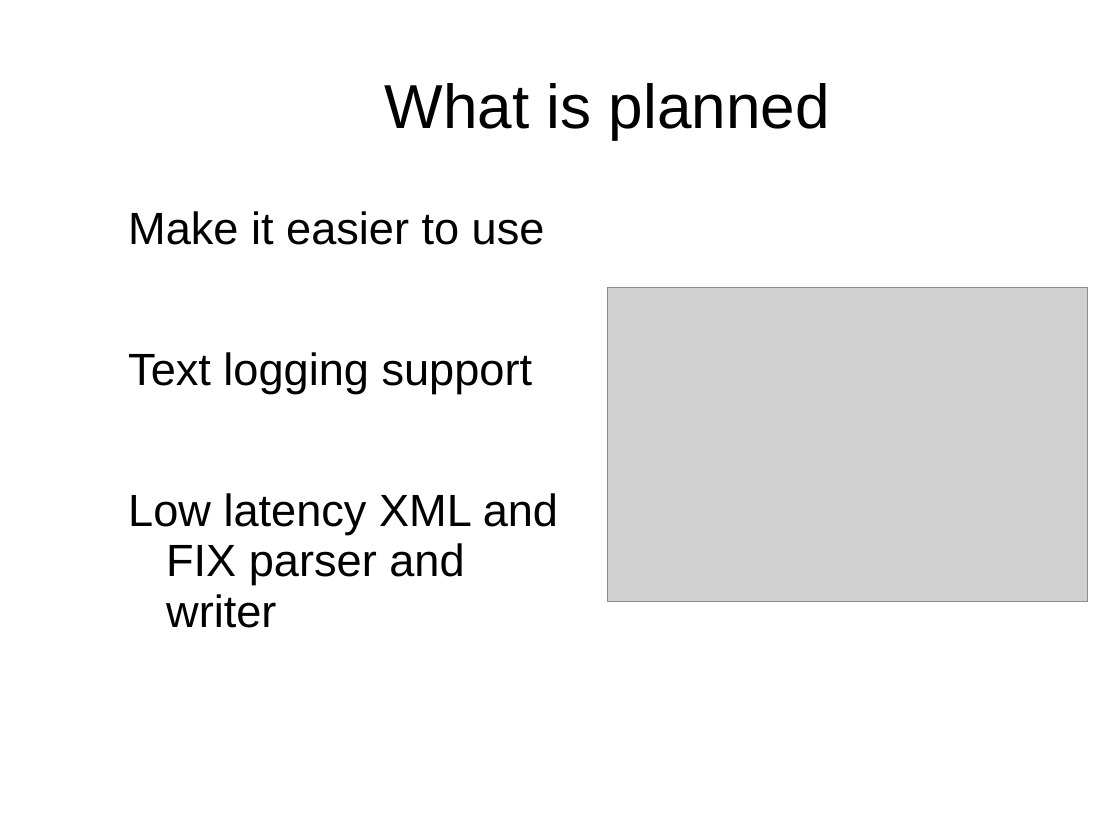
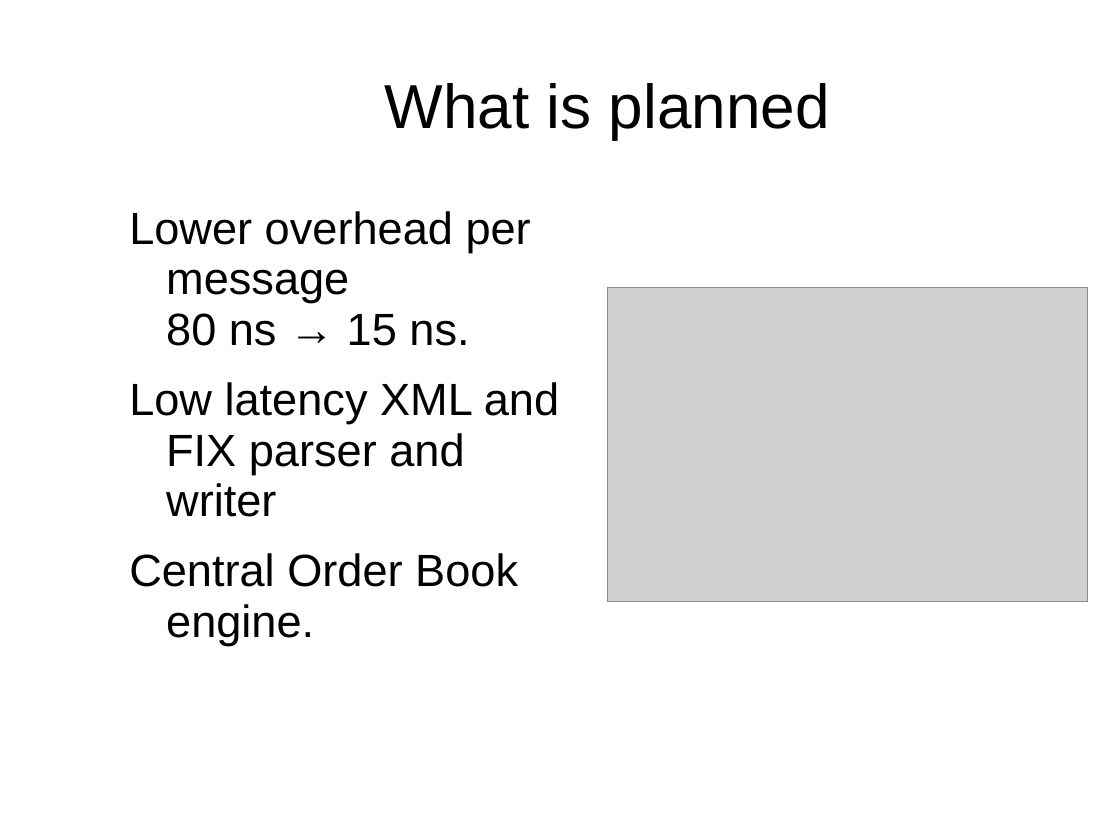
Before and after one commit to Vanilla-Java/Presentations, a slide deck: slide 23 of Introduction to Chronicle.ppt (slide 19 before the commit). Drawn at 1120x840 pixels with LibreOffice and Linux fonts; fonts in the diff are those of the drawing; grey boxes stand for pictures; background and template pictures are left out. Boxes give left, top, right and bottom in pixels: in the first picture for what was removed or moved away, otherwise in the second. Text is boxed around its words. In the diff, an @@ line names an element or a change of style, - is before the commit and + after.

```diff
--- a/Introduction to Chronicle.ppt
+++ b/Introduction to Chronicle.ppt
@@ text at <box>129,211,531,346</box>: text changed @@
-Make it easier to use
-Text logging support
+Lower overhead per message
+80 ns → 15 ns.
@@ text at <box>129,382,559,517</box>: indent changed @@
@@ text at <box>129,553,518,646</box>: paragraph added @@
+Central Order Book engine.
```
Also in this commit, not shown: 12 other slides changed, 5 slides added, 1 slide removed, 1 other file.
